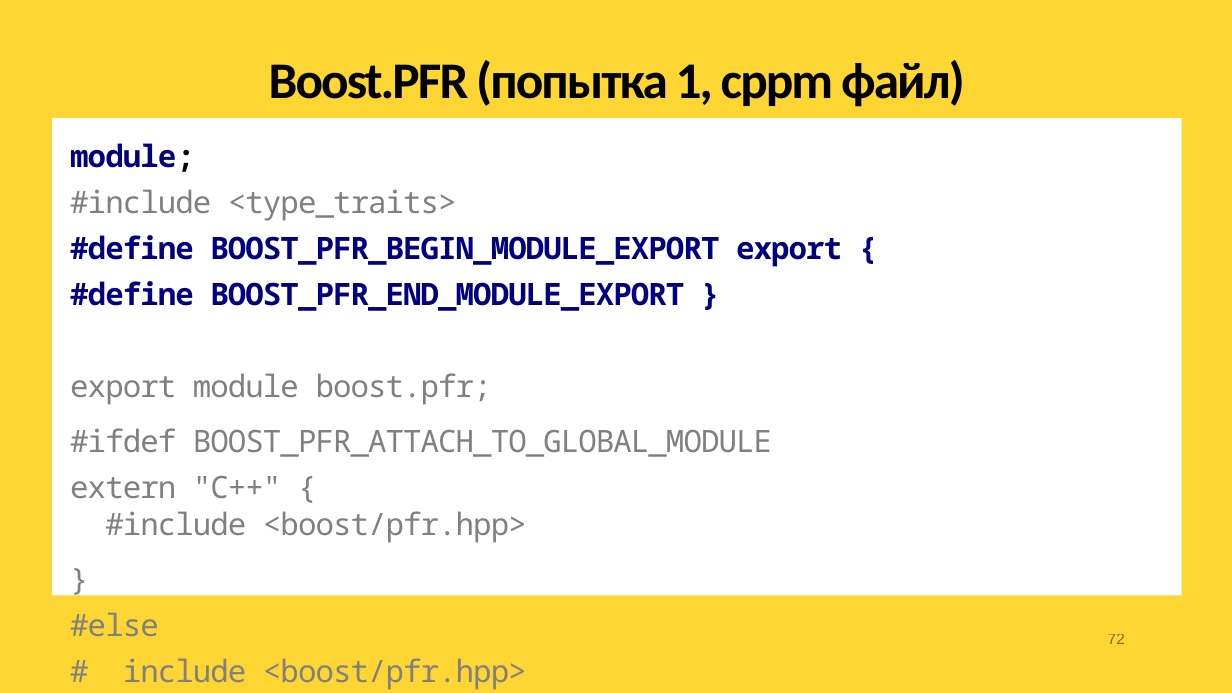
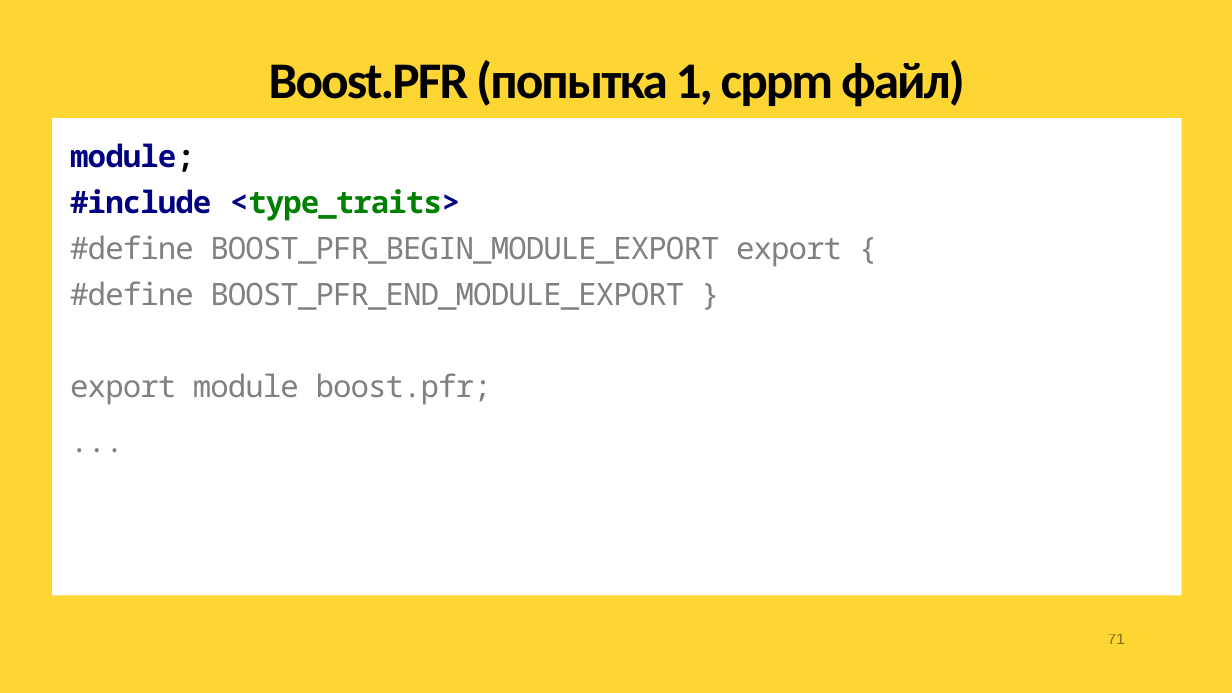
Before and after one commit to apolukhin/apolukhin.github.io, a slide deck: slide 71 of presentations/modules.odp (slide 72 before the commit). Drawn at 1232x693 pixels with LibreOffice and Linux fonts; fonts in the diff are those of the drawing; background and template pictures are left out. Boxes give left, top, right and bottom in pixels: in the first picture for what was removed or moved away, otherwise in the second. Text is boxed around its words. In the diff, an @@ line names an element or a change of style, - is before the commit and + after.

```diff
--- a/presentations/modules.odp
+++ b/presentations/modules.odp
@@ text at [70,189,842,310]: text colour #808080 to #000080, bold on in "#include <type_traits>"; text colour #808080 to #008000 in "<type_traits>"; text colour #000080 to #808080, bold off in "#define BOOST_PFR_BEGIN_MODULE_EXPORT export {", "#define BOOST_PFR_END_MODULE_EXPORT }" @@
@@ text at [70,428,772,690]: text changed @@
-#ifdef BOOST_PFR_ATTACH_TO_GLOBAL_MODULE
-extern "C++" {
-#include <boost/pfr.hpp>
-}
-#else
-# include <boost/pfr.hpp>
-#endif
+...
@@ page number at [1108,634,1125,644]: text changed @@
-72
+71
```
Also in this commit, not shown: 11 other slides changed, 1 slide removed, 1 other file.
